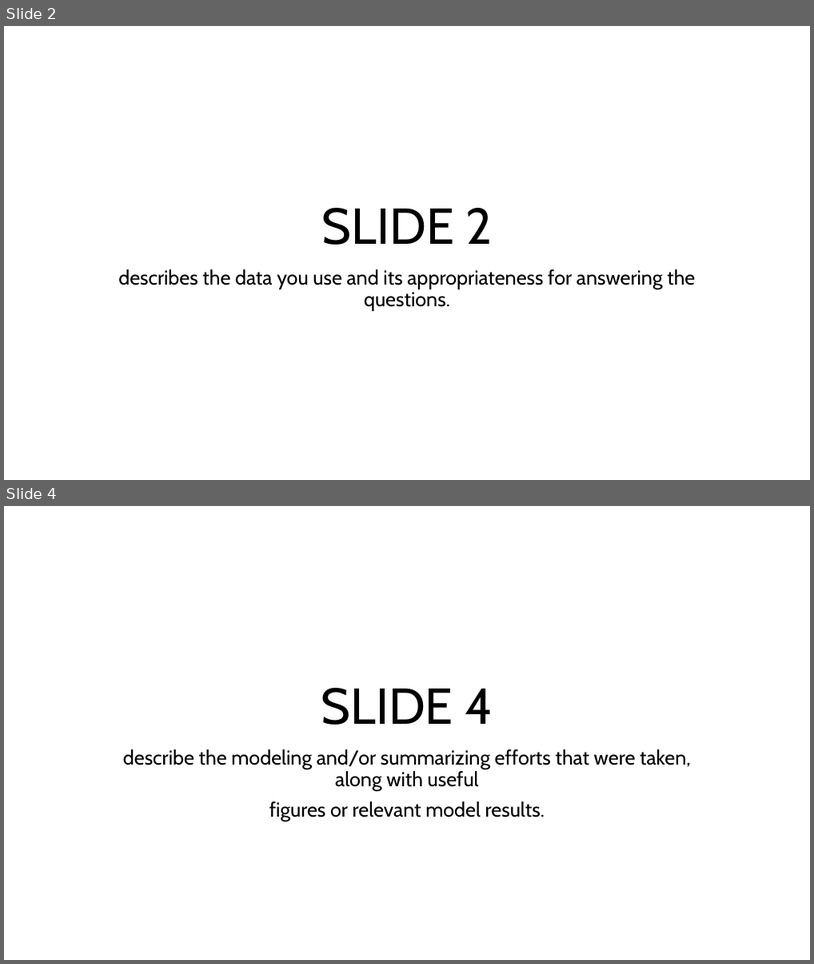
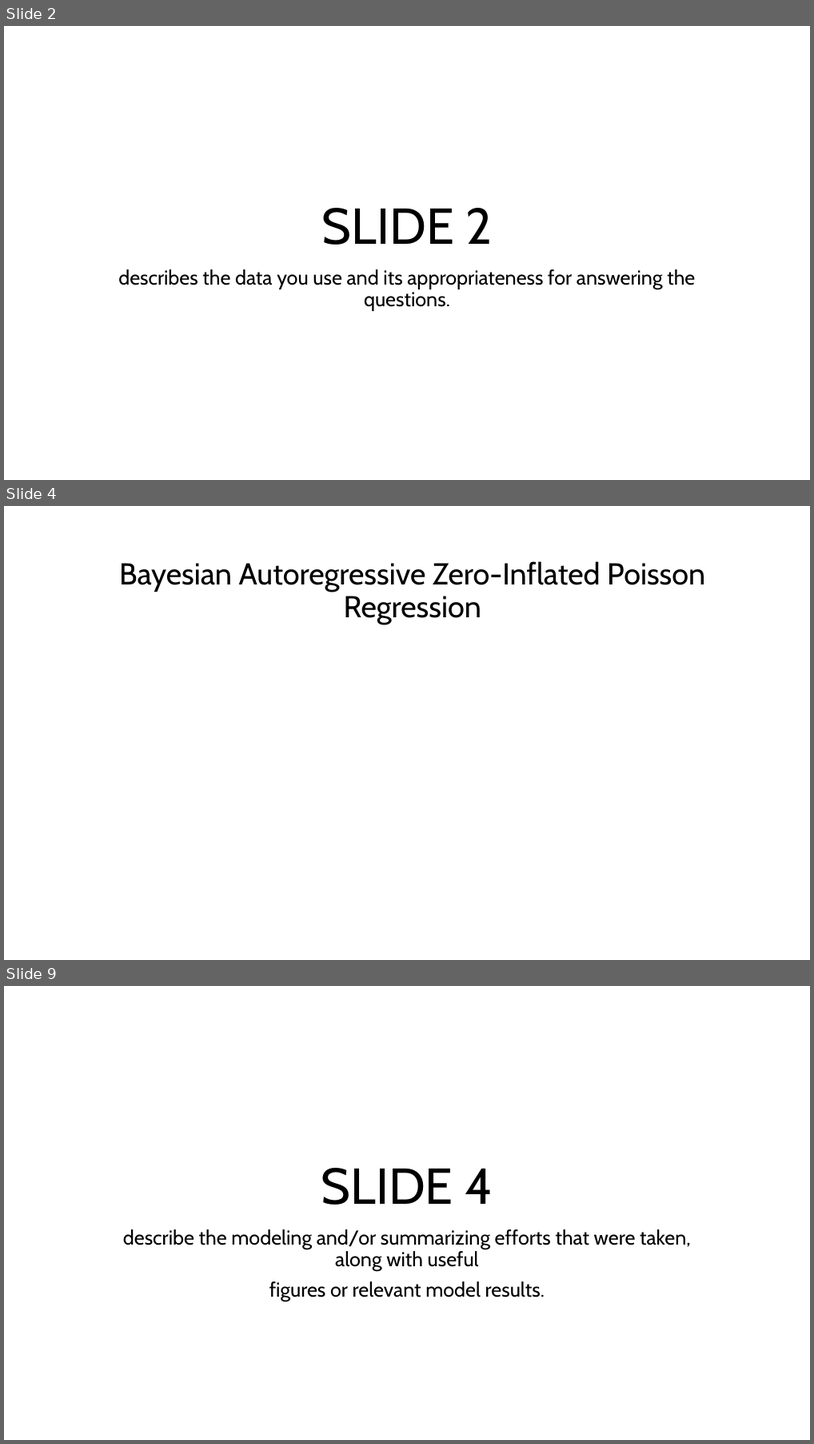
Before and after one commit to SamLeeBYU/ChicagoCrimes, a slide deck: Competition.pptx. Shown one above the other, each under a label of ours: slides 2 and 4 before the commit, slides 2, 4 and 9 after it; the slides between them are not shown. The pictures are 814x964 and 814x1444 pixels, drawn with LibreOffice and Linux fonts; fonts in the diff are those of the drawing; grey boxes stand for pictures. Boxes give left, top, right and bottom in pixels: in the first picture for what was removed or moved away, otherwise in the second. Text is boxed around its words. In the diff, an @@ line names an element or a change of style, - is before the commit and + after.

Commit message:
Recompile Bayesian Model

```diff
--- a/Competition.pptx
+++ b/Competition.pptx
@@ slide 4 added at bbox=[4, 506, 810, 960], background #FFFFFF @@
@@ title added at bbox=[119, 561, 706, 624], 36 pt, text #000000 @@
+Bayesian Autoregressive Zero-Inflated Poisson Regression
@@ what was slide 4 is now slide 9 @@
```
Also in this commit, not shown: 5 other slides added, 1 slide removed, 4 other files.
